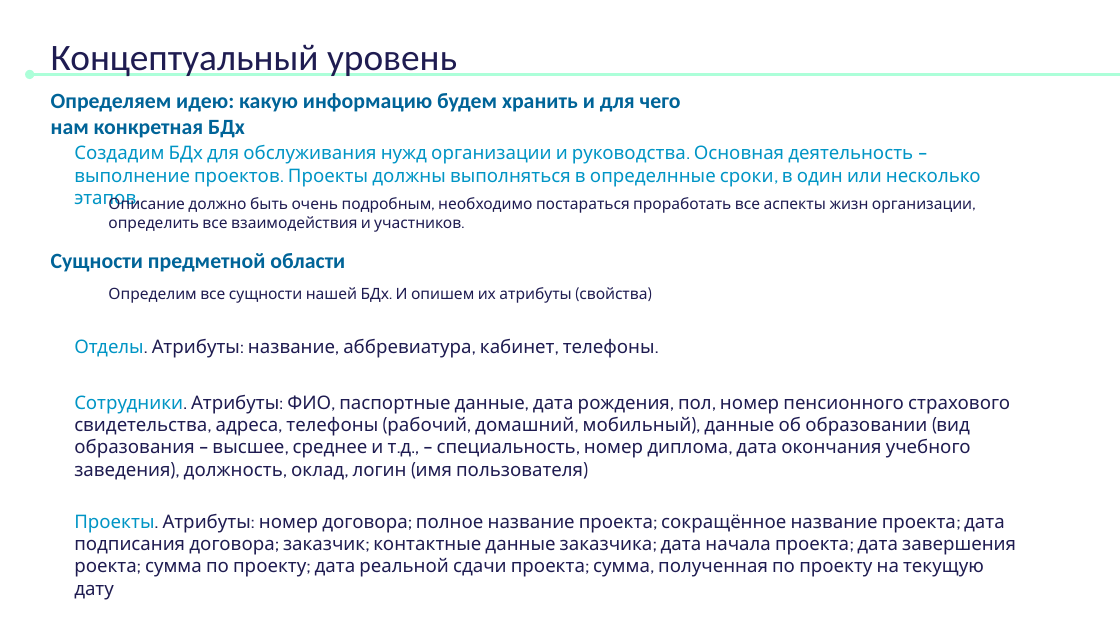
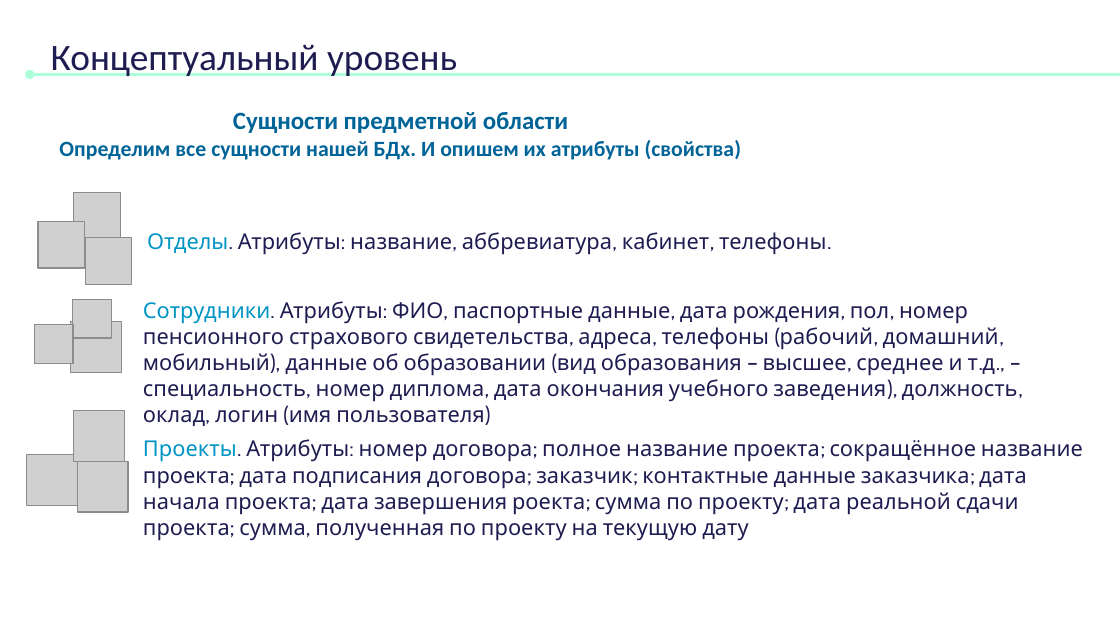
Before and after one commit to itambu/Summer_Bootcamp_2021, a slide deck: slide 21 of DataEngineering/DataEngineering Presentation.pptx (slide 18 before the commit). Drawn at 1120x630 pixels with LibreOffice and Linux fonts; fonts in the diff are those of the drawing; grey boxes stand for pictures. Boxes give left, top, right and bottom in pixels: in the first picture for what was removed or moved away, otherwise in the second. Text is boxed around its words. In the diff, an @@ line names an element or a change of style, - is before the commit and + after.

```diff
--- a/DataEngineering/DataEngineering Presentation.pptx
+++ b/DataEngineering/DataEngineering Presentation.pptx
@@ text "Сущности предметной области": place and size @@
-text "Сущности предметной области" at box(108, 287, 647, 303)
+text "Сущности предметной области" at box(59, 112, 742, 160)
@@ text "Сущности предметной области" at box(59, 112, 742, 160): vertical alignment top to bottom @@
@@ text removed at box(51, 93, 681, 138) @@
-Определяем идею: какую информацию будем хранить и для чего нам конкретная БДх
@@ text at box(233, 112, 568, 133): paragraph added @@
+Сущности предметной области
@@ text at box(59, 140, 742, 160): size 10 to 14 pt, font Cabin to Calibri, text colour #1F1C51 to #006498, bold on in "Определим все сущности нашей БДх. И опишем ..."; alignment left to centre; less space between paragraphs @@
@@ text removed at box(74, 145, 981, 209) @@
-Создадим БДх для обслуживания нужд организации и руководства. Основная деятельность – выполнение проектов. Проекты должны выполняться в определнные сроки, в один или несколько этапов.
@@ picture added at box(74, 193, 120, 239) @@
@@ text removed at box(108, 195, 972, 232) @@
-Описание должно быть очень подробным, необходимо постараться проработать все аспекты жизн организации, определить все взаимодействия и участников.
@@ picture added at box(38, 222, 84, 268) @@
@@ picture added at box(85, 237, 131, 283) @@
@@ size 12 to 14 pt in 3 elements at box(143, 439, 1083, 541), box(143, 301, 1018, 426), box(147, 232, 827, 255) @@
@@ text "Отделы. Атрибуты: название, аббревиатура, кабинет, ...": place and size @@
-text "Отделы. Атрибуты: название, аббревиатура, кабинет, ..." at box(74, 339, 655, 358)
+text "Отделы. Атрибуты: название, аббревиатура, кабинет, ..." at box(147, 232, 827, 255)
@@ title removed at box(51, 253, 345, 272) @@
-Сущности предметной области
@@ picture added at box(73, 299, 112, 338) @@
@@ text "Сотрудники. Атрибуты: ФИО, паспортные данные, ...": place and size @@
-text "Сотрудники. Атрибуты: ФИО, паспортные данные, ..." at box(74, 395, 1010, 480)
+text "Сотрудники. Атрибуты: ФИО, паспортные данные, ..." at box(143, 301, 1018, 426)
@@ picture added at box(34, 325, 73, 364) @@
@@ picture added at box(71, 321, 121, 372) @@
@@ picture added at box(74, 411, 124, 461) @@
@@ text "Проекты. Атрибуты: номер договора; полное ...": place and size @@
-text "Проекты. Атрибуты: номер договора; полное ..." at box(74, 514, 1016, 600)
+text "Проекты. Атрибуты: номер договора; полное ..." at box(143, 439, 1083, 541)
@@ picture added at box(27, 455, 77, 505) @@
@@ picture added at box(77, 461, 128, 512) @@
```
Also in this commit, not shown: 4 other slides changed, 3 slides added.
